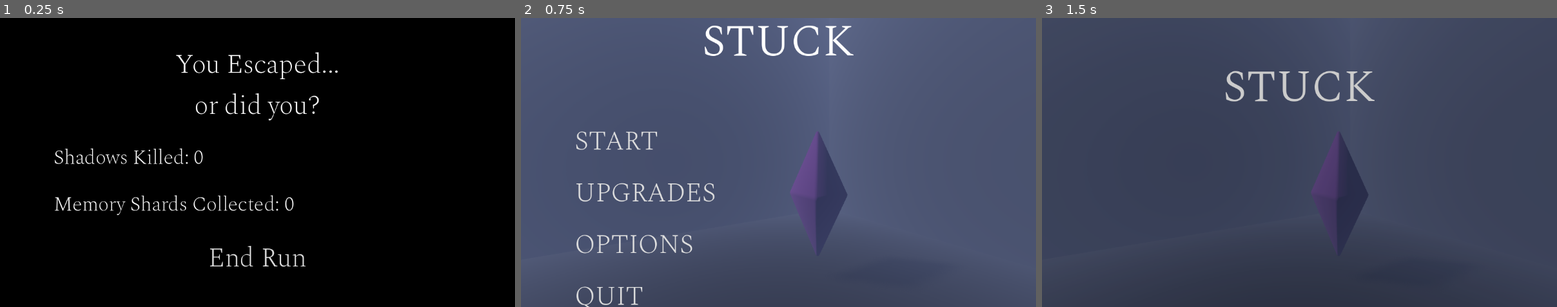
Above: before the commit, frames 1-3 (left to right).
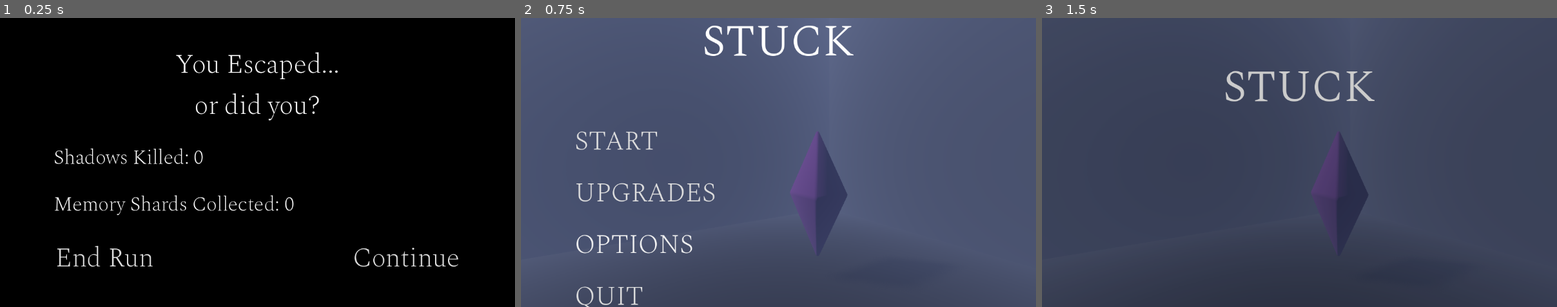
Above: after the commit, the same moments.

Repository: OmarCompiled/Stuck_NULL_BYTES
Game: Godot game, scene res://scenes/menu/win_screen.tscn
Two runs of this game, one before a commit and one after it. Both use one fixed random seed, a clock stepped at 60 frames per second and the inputs below. This scene is started directly instead of the project's main scene.
Inputs:
- Up to frame 1 (0.25 s): no input
- Up to frame 2 (0.75 s): click "End Run" at 0.5 s
- Up to frame 3 (1.5 s): click "START" at 1.25 s

The runs differ from the first frame. In frame 1, 0.9% of the frame differs, in the area x 11-89%, y 78-87%; in frame 2, less than 0.1%; in frame 3, nothing differs.

Commit message:
Add continue button to win screen, and consecutive wins to GameManager

Diff:
--- a/godot/scenes/menu/death_screen.gd
+++ b/godot/scenes/menu/death_screen.gd
@@ -10,4 +10,5 @@
 
 
 func _on_menu_button_pressed() -> void:
+	GameManager.consecutive_wins = 0
 	GameManager.end_game()
--- a/godot/scenes/menu/win_screen.gd
+++ b/godot/scenes/menu/win_screen.gd
@@ -2,12 +2,22 @@
 
 # Called when the node enters the scene tree for the first time.
 func _ready() -> void:
-	$ColorRect/MarginContainer/HBoxContainer/Shadows.text = "Shadows Killed: " + \
+	$ColorRect/MarginContainer/VBoxContainer/Shadows.text = "Shadows Killed: " + \
 	var_to_str(GameManager.enemies_killed)
 
-	$ColorRect/MarginContainer/HBoxContainer/MemoryFragments.text = "Memory Shards Collected: " + \
+	$ColorRect/MarginContainer/VBoxContainer/MemoryFragments.text = "Memory Shards Collected: " + \
 	var_to_str(GameManager.current_run_currency)
 
 
 func _on_menu_button_pressed() -> void:
+	GameManager.consecutive_wins += 1
 	GameManager.end_game()
+
+func _on_continue_button_pressed() -> void:
+	GameManager.consecutive_wins += 1
+	$FadeTransition.show()
+	$FadeTransition/AnimationPlayer.play("fade_in")
+	$FadeTransition/fade_timer.start()
+
+func _on_fade_timer_timeout() -> void:
+	get_tree().change_scene_to_file("res://scenes/other/world.tscn")
--- a/godot/scenes/menu/win_screen.tscn
+++ b/godot/scenes/menu/win_screen.tscn
@@ -1,7 +1,8 @@
-[gd_scene load_steps=3 format=3 uid="uid://dpw1bpu87jpyn"]
+[gd_scene load_steps=4 format=3 uid="uid://dpw1bpu87jpyn"]
 
 [ext_resource type="Script" uid="uid://dutc6fth7ldd8" path="res://scenes/menu/win_screen.gd" id="1_dbu1v"]
 [ext_resource type="FontFile" uid="uid://gcgvrjt58408" path="res://assets/fonts/Spectral/Spectral-ExtraLight.ttf" id="2_7nuyu"]
+[ext_resource type="PackedScene" uid="uid://ddgr0fwaevyfi" path="res://scenes/other/fade_scene.tscn" id="3_jlilc"]
 
 [node name="WinScreen" type="Control"]
 layout_mode = 3
@@ -33,11 +34,11 @@
 theme_override_constants/margin_right = 120
 theme_override_constants/margin_bottom = 80
 
-[node name="HBoxContainer" type="VBoxContainer" parent="ColorRect/MarginContainer"]
+[node name="VBoxContainer" type="VBoxContainer" parent="ColorRect/MarginContainer"]
 layout_mode = 2
 theme_override_constants/separation = 36
 
-[node name="YouDied" type="RichTextLabel" parent="ColorRect/MarginContainer/HBoxContainer"]
+[node name="YouDied" type="RichTextLabel" parent="ColorRect/MarginContainer/VBoxContainer"]
 layout_mode = 2
 size_flags_vertical = 0
 theme_override_fonts/normal_font = ExtResource("2_7nuyu")
@@ -47,7 +48,7 @@
 fit_content = true
 horizontal_alignment = 1
 
-[node name="Shadows" type="RichTextLabel" parent="ColorRect/MarginContainer/HBoxContainer"]
+[node name="Shadows" type="RichTextLabel" parent="ColorRect/MarginContainer/VBoxContainer"]
 layout_mode = 2
 theme_override_fonts/normal_font = ExtResource("2_7nuyu")
 theme_override_font_sizes/normal_font_size = 45
@@ -55,20 +56,42 @@
 "
 fit_content = true
 
-[node name="MemoryFragments" type="RichTextLabel" parent="ColorRect/MarginContainer/HBoxContainer"]
+[node name="MemoryFragments" type="RichTextLabel" parent="ColorRect/MarginContainer/VBoxContainer"]
 layout_mode = 2
 theme_override_fonts/normal_font = ExtResource("2_7nuyu")
 theme_override_font_sizes/normal_font_size = 45
 text = "Memory Shards Collected: 0"
 fit_content = true
 
-[node name="MenuButton" type="MenuButton" parent="ColorRect/MarginContainer/HBoxContainer"]
+[node name="HBoxContainer" type="HBoxContainer" parent="ColorRect/MarginContainer/VBoxContainer"]
 layout_mode = 2
-size_flags_horizontal = 4
+size_flags_vertical = 10
+
+[node name="EndButton" type="MenuButton" parent="ColorRect/MarginContainer/VBoxContainer/HBoxContainer"]
+layout_mode = 2
+size_flags_horizontal = 2
 size_flags_vertical = 10
 mouse_default_cursor_shape = 2
 theme_override_fonts/font = ExtResource("2_7nuyu")
 theme_override_font_sizes/font_size = 60
 text = "End Run"
 
-[connection signal="pressed" from="ColorRect/MarginContainer/HBoxContainer/MenuButton" to="." method="_on_menu_button_pressed"]
+[node name="ContinueButton" type="MenuButton" parent="ColorRect/MarginContainer/VBoxContainer/HBoxContainer"]
+layout_mode = 2
+size_flags_horizontal = 10
+size_flags_vertical = 10
+mouse_default_cursor_shape = 2
+theme_override_fonts/font = ExtResource("2_7nuyu")
+theme_override_font_sizes/font_size = 60
+text = "Continue"
+
+[node name="FadeTransition" parent="." instance=ExtResource("3_jlilc")]
+visible = false
+layout_mode = 0
+anchors_preset = 0
+
+[node name="fade_timer" type="Timer" parent="FadeTransition"]
+
+[connection signal="pressed" from="ColorRect/MarginContainer/VBoxContainer/HBoxContainer/EndButton" to="." method="_on_menu_button_pressed"]
+[connection signal="pressed" from="ColorRect/MarginContainer/VBoxContainer/HBoxContainer/ContinueButton" to="." method="_on_continue_button_pressed"]
+[connection signal="timeout" from="FadeTransition/fade_timer" to="." method="_on_fade_timer_timeout"]
--- a/godot/scripts/singletons/game_manager.gd
+++ b/godot/scripts/singletons/game_manager.gd
@@ -4,6 +4,7 @@
 var total_enemies: int = 0
 var currency: int = 20
 var current_run_currency: int = 0
+var consecutive_wins: int
 var player: Player
 
 func reset():
